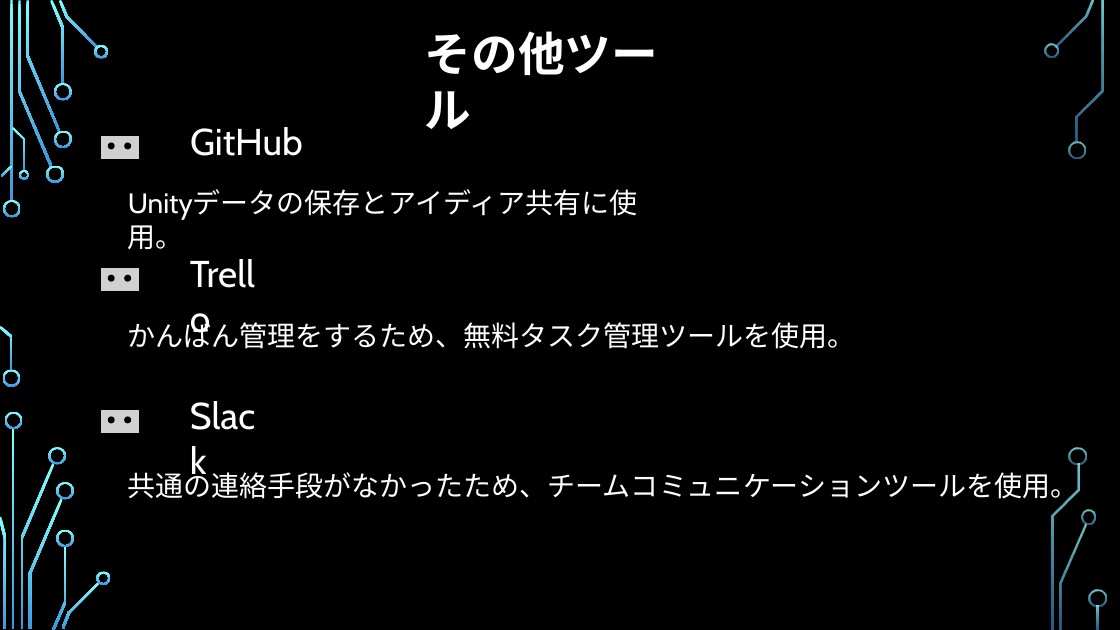
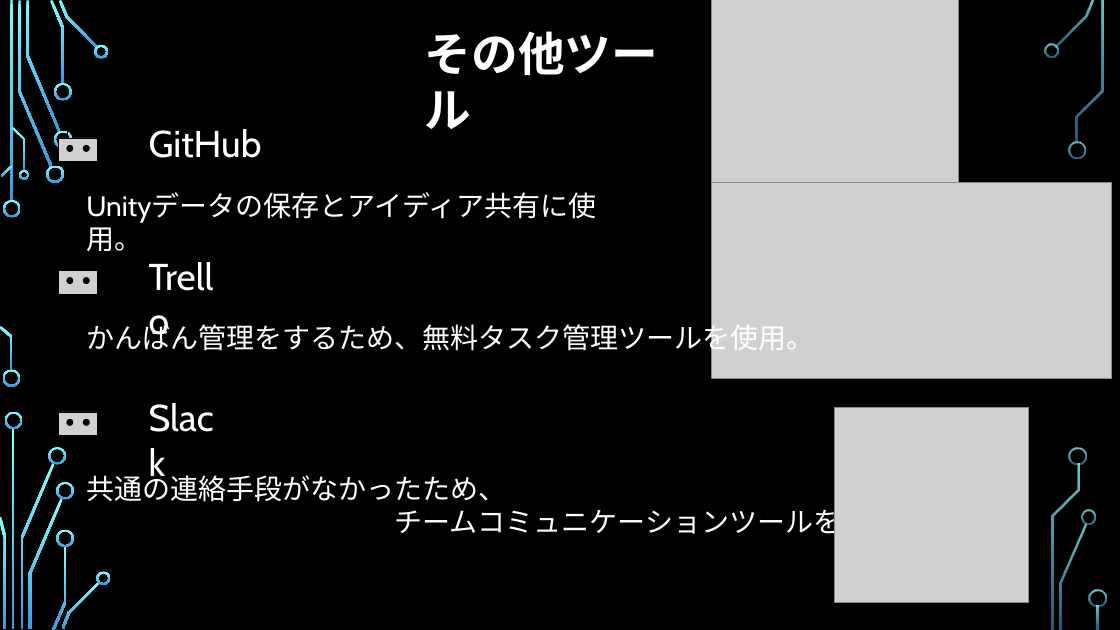
Before and after one commit to sakura2317/team-sakura, a slide deck: slide 10 of 櫻畑/資料/03.プレゼン.pptx (slide 12 before the commit). Drawn at 1120x630 pixels with LibreOffice and Linux fonts; fonts in the diff are those of the drawing; grey boxes stand for pictures; background and template pictures are left out. Boxes give left, top, right and bottom in pixels: in the first picture for what was removed or moved away, otherwise in the second. Text is boxed around its words. In the diff, an @@ line names an element or a change of style, - is before the commit and + after.

```diff
--- a/櫻畑/資料/03.プレゼン.pptx
+++ b/櫻畑/資料/03.プレゼン.pptx
@@ picture added at <box>712,0,959,209</box> @@
@@ 6 lines, 6 ellipses: place and size @@
-6 lines, 6 ellipses at <box>108,127,131,423</box>
+6 lines, 6 ellipses at <box>67,129,89,425</box>
@@ picture added at <box>712,183,1112,379</box> @@
@@ 5 texts, 3 pictures: place and size @@
-5 texts, 3 pictures at <box>100,127,856,442</box>
+5 texts, 3 pictures at <box>59,129,814,444</box>
@@ picture added at <box>834,408,1029,602</box> @@
@@ text at <box>86,471,925,540</box>: text changed @@
-共通の連絡手段がなかったため、チームコミュニケーションツールを使用。
+共通の連絡手段がなかったため、
+チームコミュニケーションツールを使用。
```
Also in this commit, not shown: 8 other slides changed, 2 slides added, 3 other files.
